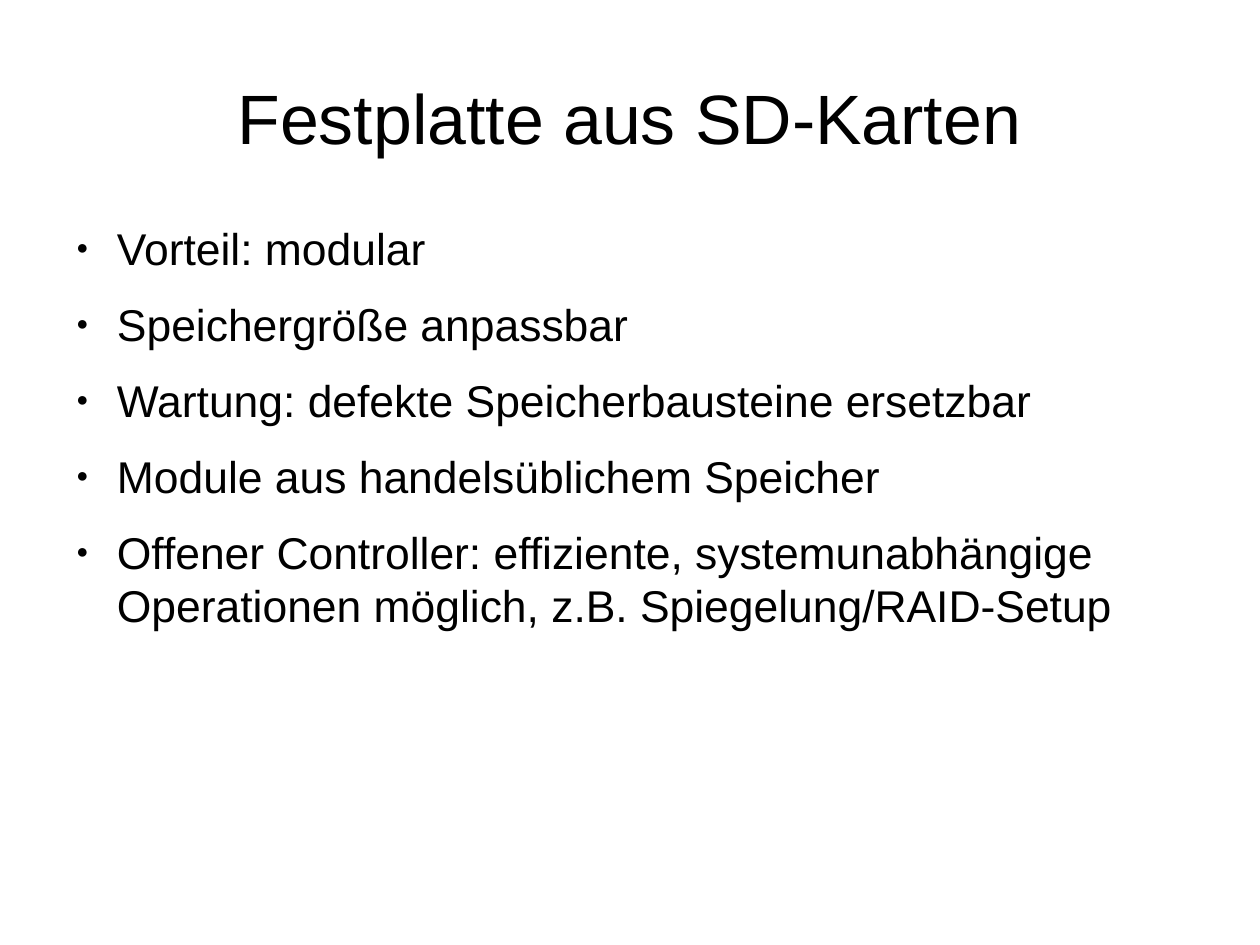
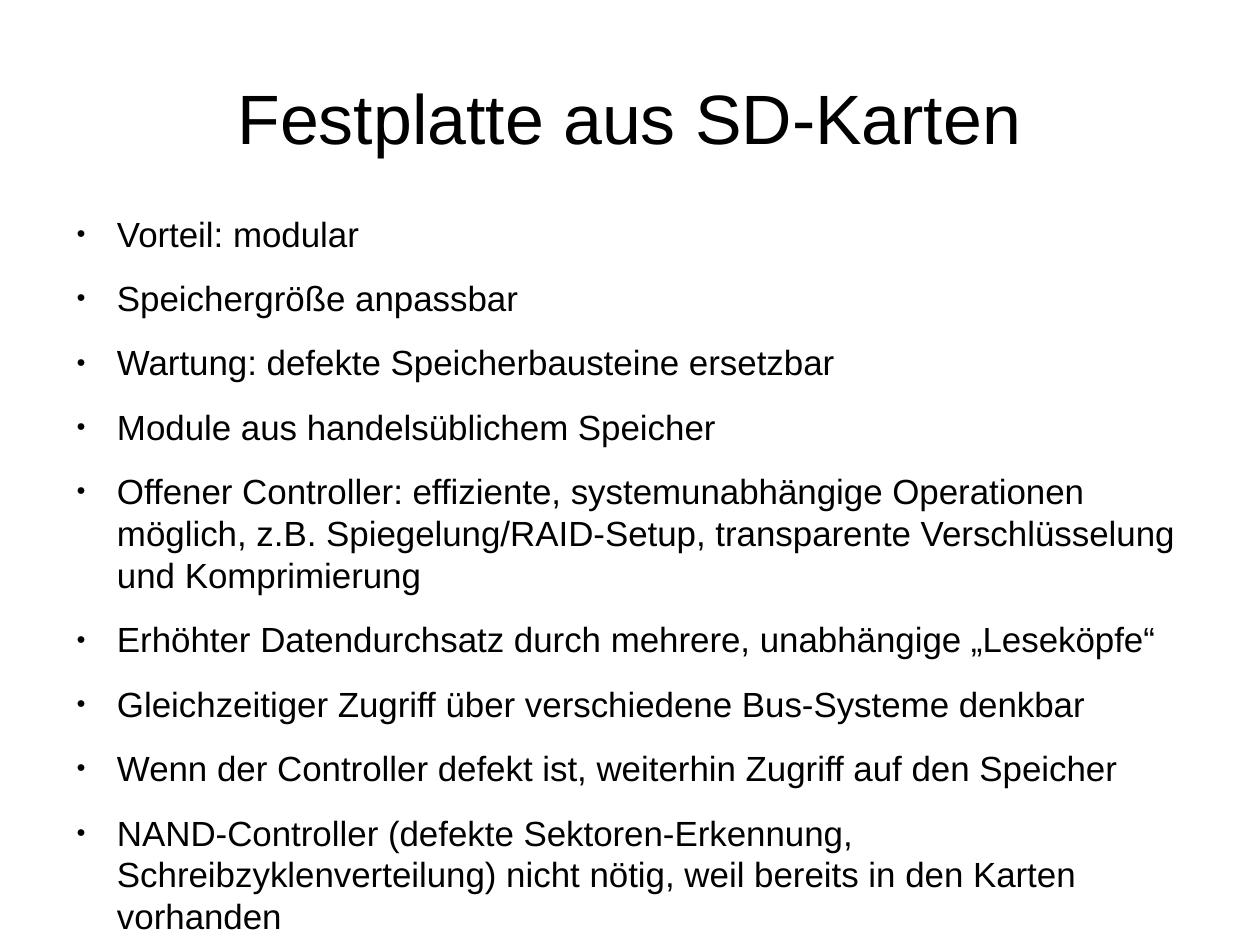
Before and after one commit to matthiasbock/OpenFlashDrive, a slide deck: slide 1 of SD card drive.odp. Drawn at 1260x945 pixels with LibreOffice and Linux fonts; fonts in the diff are those of the drawing. Boxes give left, top, right and bottom in pixels: in the first picture for what was removed or moved away, otherwise in the second. Text is boxed around its words. In the diff, an @@ line names an element or a change of style, - is before the commit and + after.

```diff
--- a/SD card drive.odp
+++ b/SD card drive.odp
@@ text "Vorteil: modular": place and size @@
-text "Vorteil: modular" at box(117, 232, 1111, 631)
+text "Vorteil: modular" at box(117, 221, 1175, 894)
@@ text at box(117, 221, 834, 447): size 28 to 22 pt in "Vorteil: modular", "Speichergröße anpassbar", "Wartung: defekte Speicherbausteine ersetzbar", "Module aus handelsüblichem Speicher" @@
@@ text at box(117, 478, 1175, 894): text changed; size 28 to 22 pt @@
-● Offener Controller: effiziente, systemunabhängige Operationen möglich, z.B. Spiegelung/RAID-Setup
+● Offener Controller: effiziente, systemunabhängige Operationen möglich, z.B. Spiegelung/RAID-Setup, transparente Verschlüsselung und Komprimierung
+● Erhöhter Datendurchsatz durch mehrere, unabhängige „Leseköpfe“
+● Gleichzeitiger Zugriff über verschiedene Bus-Systeme denkbar
+● Wenn der Controller defekt ist, weiterhin Zugriff auf den Speicher
+● NAND-Controller (defekte Sektoren-Erkennung, Schreibzyklenverteilung) nicht nötig, weil bereits in den Karten vorhanden
```
Also in this commit, not shown: 9 other files.
